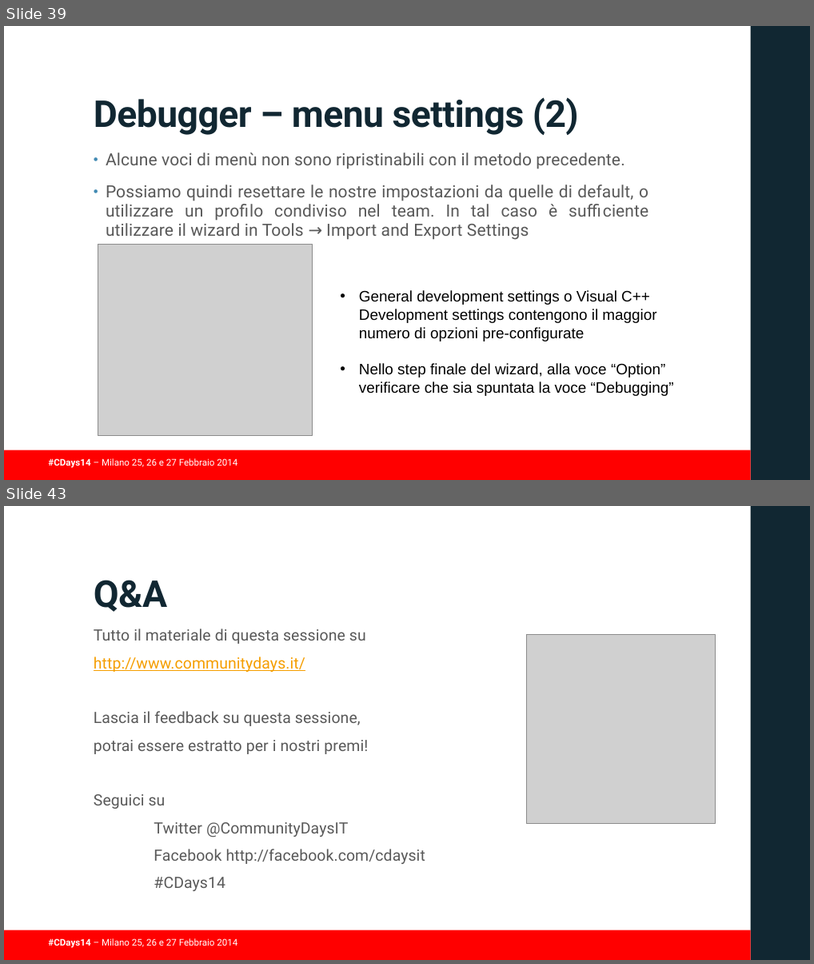
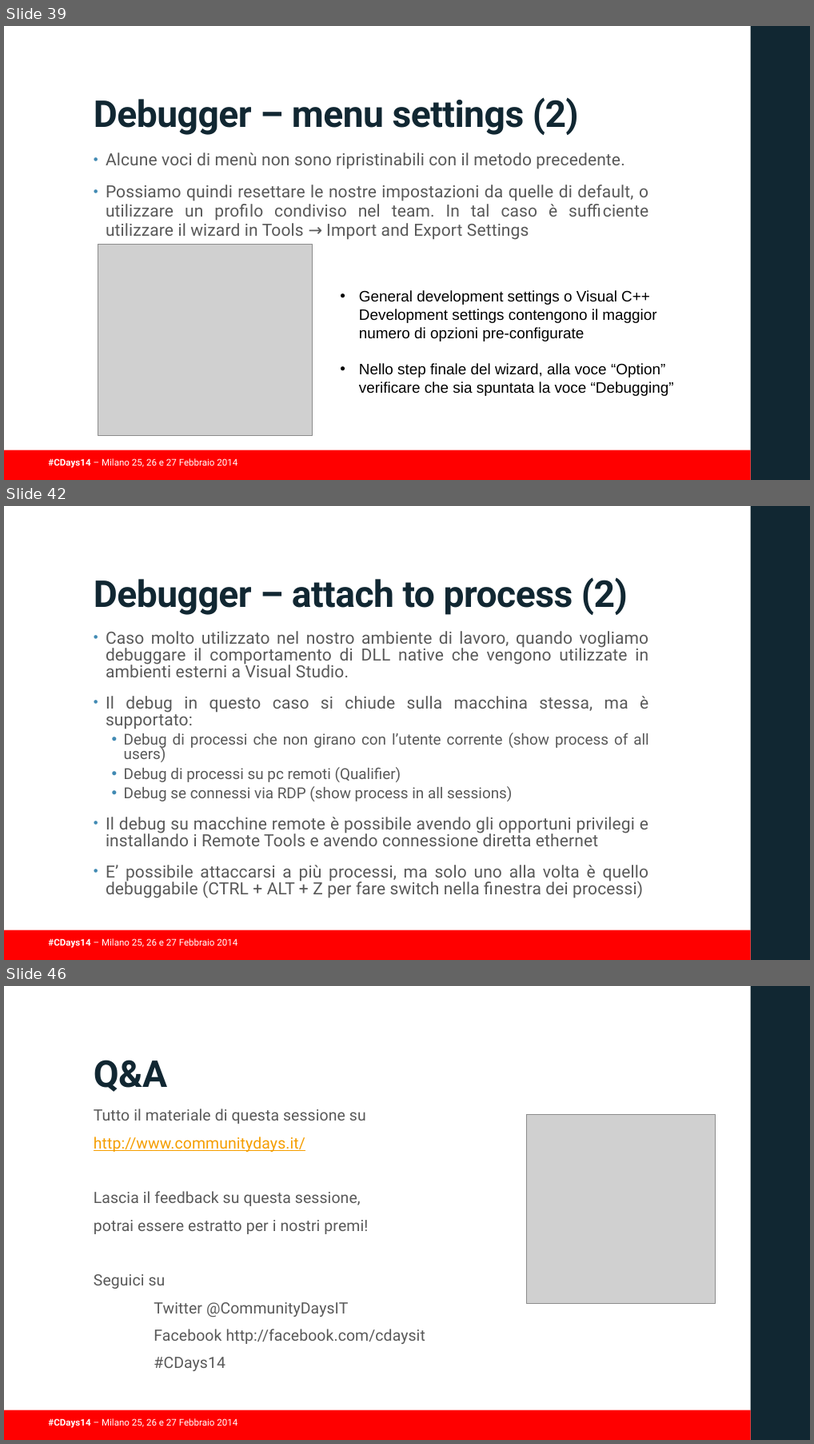
Before and after one commit to guidop/CDays14, a slide deck: presentazioneCDAYS2014.pptx. Shown one above the other, each under a label of ours: slides 39 and 43 before the commit, slides 39, 42 and 46 after it; the slides between them are not shown. The pictures are 814x964 and 814x1444 pixels, drawn with LibreOffice and Linux fonts; fonts in the diff are those of the drawing; grey boxes stand for pictures; background and template pictures are left out. Boxes give left, top, right and bottom in pixels: in the first picture for what was removed or moved away, otherwise in the second. Text is boxed around its words. In the diff, an @@ line names an element or a change of style, - is before the commit and + after.

Commit message:
slide su debugger

```diff
--- a/presentazioneCDAYS2014.pptx
+++ b/presentazioneCDAYS2014.pptx
@@ slide 42 added at box(4, 506, 810, 960), background #FFFFFF; not listed: 3 template elements that a slide beside it also shows @@
@@ title added at box(94, 577, 628, 615), 44 pt, text #112732, bold @@
+Debugger – attach to process (2)
@@ text added at box(106, 631, 650, 898), 20 pt, text #595959 @@
+• Caso molto utilizzato nel nostro ambiente di lavoro, quando vogliamo debuggare il comportamento di DLL native che vengono utilizzate in ambienti esterni a Visual Studio.
+• Il debug in questo caso si chiude sulla macchina stessa, ma è supportato:
+  • Debug di processi che non girano con l’utente corrente (show process of all users)
+  • Debug di processi su pc remoti (Qualifier)
+  • Debug se connessi via RDP (show process in all sessions)
+• Il debug su macchine remote è possibile avendo gli opportuni privilegi e installando i Remote Tools e avendo connessione diretta ethernet
+• E’ possibile attaccarsi a più processi, ma solo uno alla volta è quello debuggabile (CTRL + ALT + Z per fare switch nella finestra dei processi)
@@ what was slide 43 is now slide 46 @@
```
Also in this commit, not shown: 3 slides changed, 2 other slides added, 1 other file.
